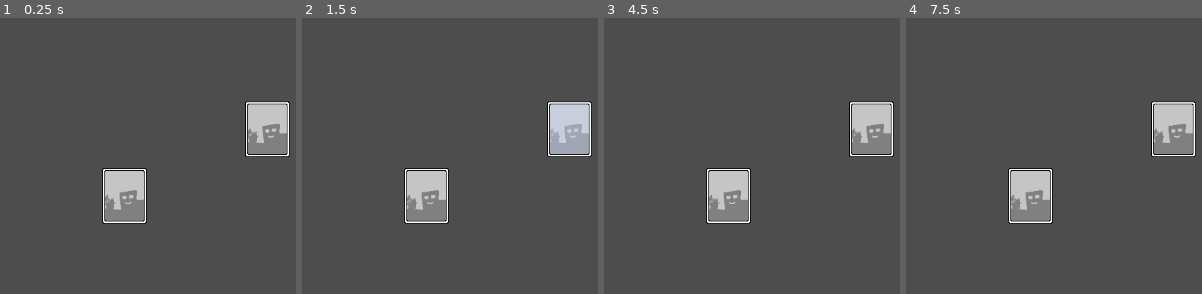
Above: before the commit, frames 1-4 (left to right).
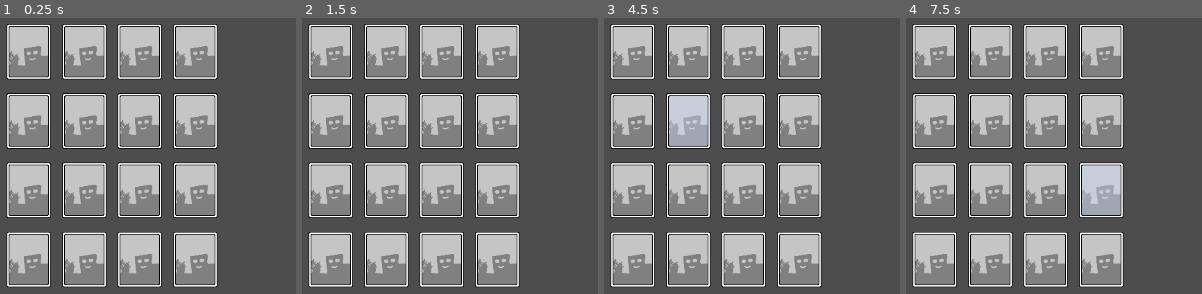
Above: after the commit, the same moments.

Repository: syun77/gd_memory
Game: Godot game, scene res://Main.tscn
The game is run twice, just before and just after one commit, with the same random seed, the same clock (stepped at 60 frames per second) and the same inputs.
Inputs (mouse positions are in pixels of both pictures, inside the frame that each line leads up to):
- Up to frame 1 (0.25 s): no input
- Up to frame 2 (1.5 s): tap Enter at 0.5 s; move the mouse to (426, 194) at 0.52 s; move the mouse to (568, 128) at 1.27 s
- Up to frame 3 (4.5 s): move the mouse to (outside the picture) at 2.02 s; tap Space at 2.75, 4.25 s; move the mouse to (outside the picture) at 2.77 s; tap Enter at 3.5 s; move the mouse to (outside the picture) at 3.52 s; move the mouse to (704, 120) at 4.27 s
- Up to frame 4 (7.5 s): move the mouse to (outside the picture) at 5.02 s; tap Enter at 5.75 s; move the mouse to (1125, 75) at 5.77 s; tap Space at 6.5 s; move the mouse to (outside the picture) at 6.52 s; move the mouse to (1086, 211) at 7.27 s

The runs differ from the first frame. In frame 1, 50% of the frame differs, in the area x 2-98%, y 2-98%; in frame 2, 50%; in frame 3, 50%; in frame 4, 50%.

Commit message:
カードのグリッド上への配置を実装

Diff:
--- a/gd_memory/Main.gd
+++ b/gd_memory/Main.gd
@@ -1,11 +1,54 @@
 extends Node2D
 
-var _array2 = Array2.new(4, 4)
+# ---------------------------------------------
+# const.
+# ---------------------------------------------
+const OFS_X = 128
+const OFS_Y = 128
+const GRID_W = 80
+const GRID_H = 100
+const GRID_CNT_W = 4
+const GRID_CNT_H = 4
 
+# ---------------------------------------------
+# preload.
+# ---------------------------------------------
+const CARD_OBJ = preload("res://src/Card.tscn")
+
+# ---------------------------------------------
+# onready
+# ---------------------------------------------
+@onready var _card_layer = $CardLayer
+@onready var _ui_layer = $UILayer
+
+# ---------------------------------------------
+# var.
+# ---------------------------------------------
+var _array2 = Array2.new(GRID_CNT_W, GRID_CNT_H)
+
+# ---------------------------------------------
+# private functions.
+# ---------------------------------------------
+## 開始.
 func _ready() -> void:
-	for j in range(4):
-		for i in range(4):
+	for j in range(GRID_CNT_H):
+		for i in range(GRID_CNT_W):
 			_array2.set_v(i, j, j+1)
 	_array2.shuffle()
+	_array2.dump()
 
-	_array2.dump()
+	_array2.foreach(func(i, j, v):
+		var pos = _grid_to_screen(i, j)
+		var idx = _grid_to_idx(i, j)
+		var card = CARD_OBJ.instantiate()
+		card.setup(pos, idx, v)
+		_card_layer.add_child(card)
+	)
+
+func _grid_to_screen(i:int, j:int) -> Vector2i:
+	var v = Vector2i()
+	v.x = OFS_X + (GRID_W * i)
+	v.y = OFS_Y + (GRID_H * j)
+	return v
+func _grid_to_idx(i:int, j:int) -> int:
+	return i + (GRID_W * j)
--- a/gd_memory/Main.tscn
+++ b/gd_memory/Main.tscn
@@ -1,15 +1,10 @@
-[gd_scene load_steps=3 format=3 uid="uid://cx66wnksi2hg4"]
+[gd_scene load_steps=2 format=3 uid="uid://cx66wnksi2hg4"]
 
 [ext_resource type="Script" path="res://Main.gd" id="1_8m4mt"]
-[ext_resource type="PackedScene" uid="uid://cjplxctbi6wr6" path="res://src/Card.tscn" id="1_p0gie"]
 
 [node name="Main" type="Node2D"]
 script = ExtResource("1_8m4mt")
 
 [node name="CardLayer" type="CanvasLayer" parent="."]
 
-[node name="Card" parent="." instance=ExtResource("1_p0gie")]
-position = Vector2(266, 336)
-
-[node name="Card2" parent="." instance=ExtResource("1_p0gie")]
-position = Vector2(472, 240)
+[node name="UILayer" type="CanvasLayer" parent="."]
--- a/gd_memory/src/Array2.gd
+++ b/gd_memory/src/Array2.gd
@@ -67,6 +67,12 @@
 			return false
 	return true
 
+func foreach(f:Callable) -> void:
+	for j in range(height):
+		for i in range(width):
+			var v = get_v(i, j)
+			f.call(i, j, v)
+
 ## デバッグ出力.
 func dump() -> void:
 	print("-----------------------------")
--- a/gd_memory/src/Card.gd
+++ b/gd_memory/src/Card.gd
@@ -40,6 +40,8 @@
 # --------------------------------------------
 ## ID.
 var _id = eId.NONE
+## 位置.
+var _pos_idx = 0
 ## 状態.
 var _state = eState.BACK
 ## タイマー.
@@ -48,6 +50,15 @@
 var _selected = false
 ## 点滅タイマー.
 var _blink_timer = 0.0
+
+# --------------------------------------------
+# public functions.
+# --------------------------------------------
+## セットアップ.
+func setup(pos:Vector2, idx:int, id:eId) -> void:
+	position = pos
+	_pos_idx = idx
+	_id = id
 
 ## 裏返す.
 func flip_to_back() -> void:
@@ -123,3 +134,13 @@
 ## マウスカーソルが出ていった.
 func _on_mouse_exited() -> void:
 	_selected = false
+
+# --------------------------------------------
+# properties.
+# --------------------------------------------
+var id:eId:
+	get:
+		return _id
+var idx:int:
+	get:
+		return _pos_idx
